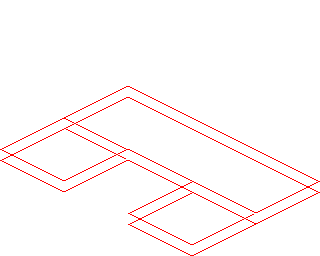
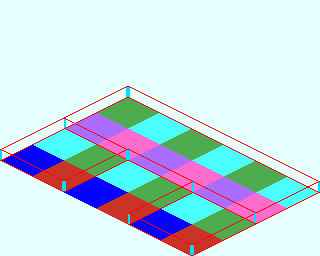
Layers edited between the first and the second 320×256 image:
added layer "Wire_Born" in group "Wire" over <box>0,86,320,256</box>
added layer "Base_Plate_3x6.png" over <box>0,0,320,256</box>
